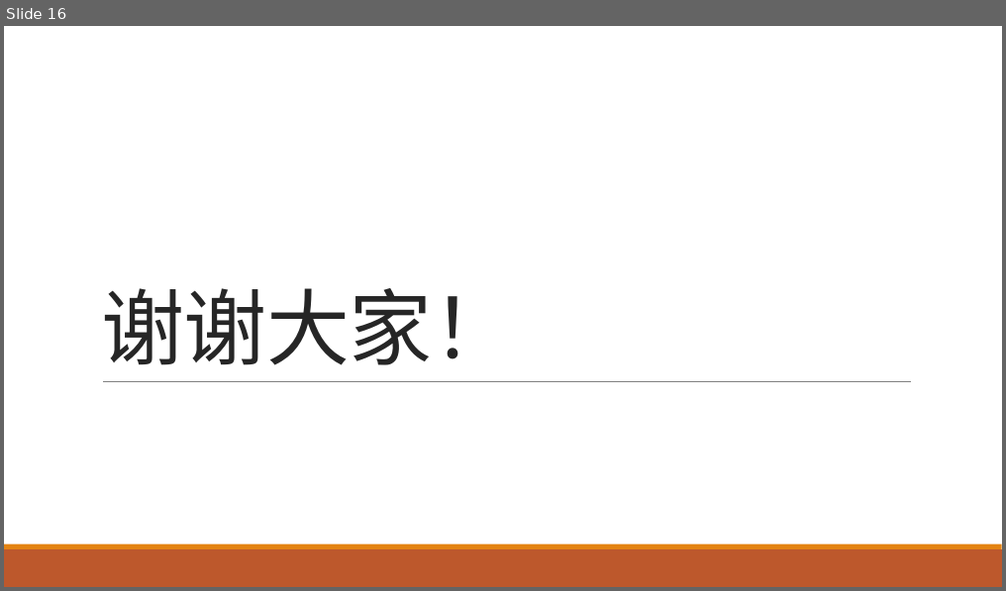
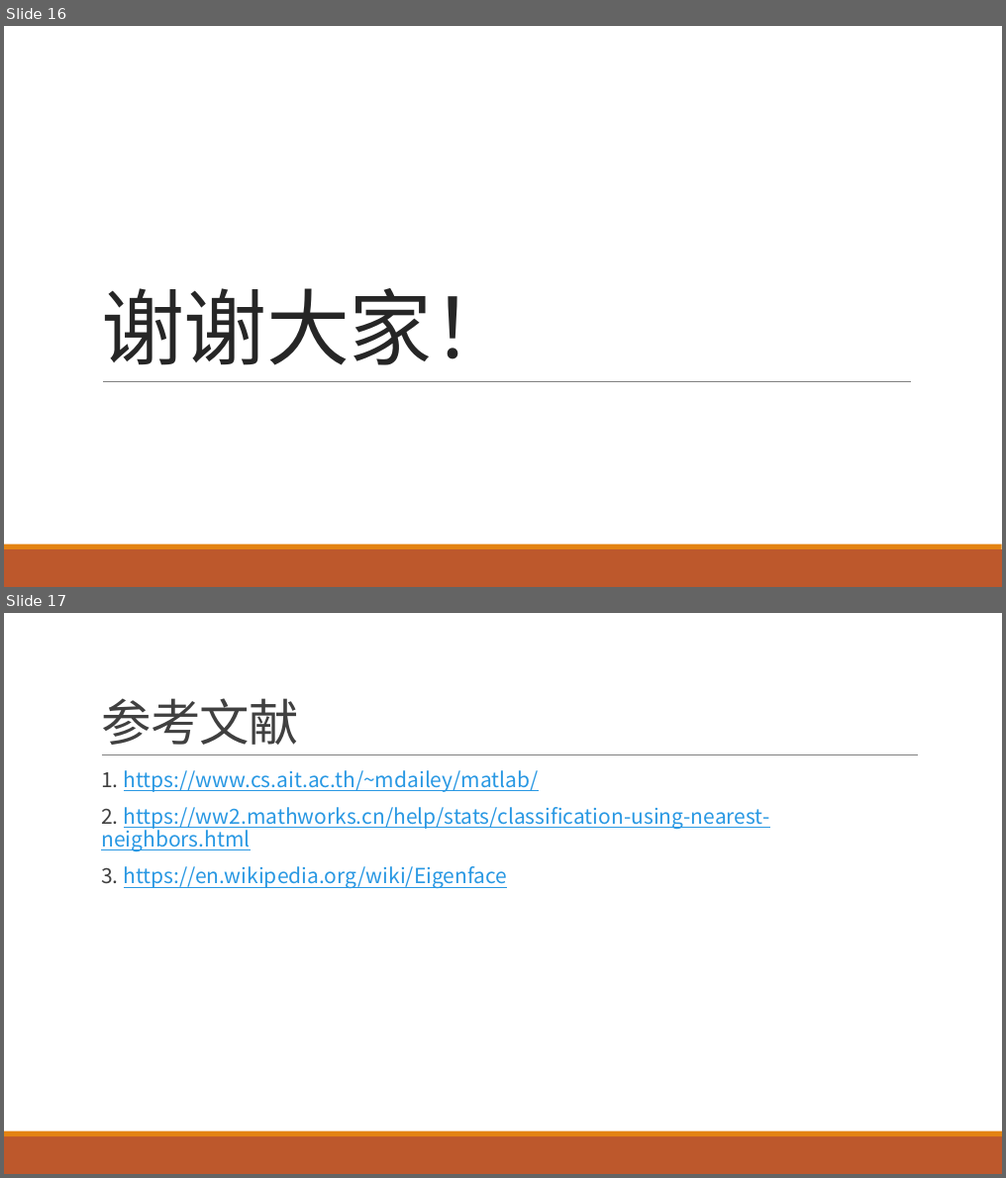
Before and after one commit to Enting-Chen/PCA_KNN, a slide deck: pca.pptx. Shown one above the other, each under a label of ours: slide 16 before the commit, slides 16 and 17 after it. The pictures are 1006x591 and 1006x1178 pixels, drawn with LibreOffice and Linux fonts; fonts in the diff are those of the drawing. Boxes give left, top, right and bottom in pixels: in the first picture for what was removed or moved away, otherwise in the second. Text is boxed around its words. In the diff, an @@ line names an element or a change of style, - is before the commit and + after.

```diff
--- a/pca.pptx
+++ b/pca.pptx
@@ slide 17 added at [4, 613, 1002, 1174], background #FFFFFF; not listed: 2 template elements that a slide beside it also shows @@
@@ title added at [101, 698, 299, 745], 48 pt, text #404040 @@
+参考文献
@@ line added from (102, 756) to (918, 756), #808080 0.5 pt @@
@@ text added at [101, 770, 770, 889], 20 pt, text #2998E3, underline @@
+  1. https://www.cs.ait.ac.th/~mdailey/matlab/
+  2. https://ww2.mathworks.cn/help/stats/classification-using-nearest-neighbors.html
+  3. https://en.wikipedia.org/wiki/Eigenface
```
Also in this commit, not shown: 9 slides changed.
